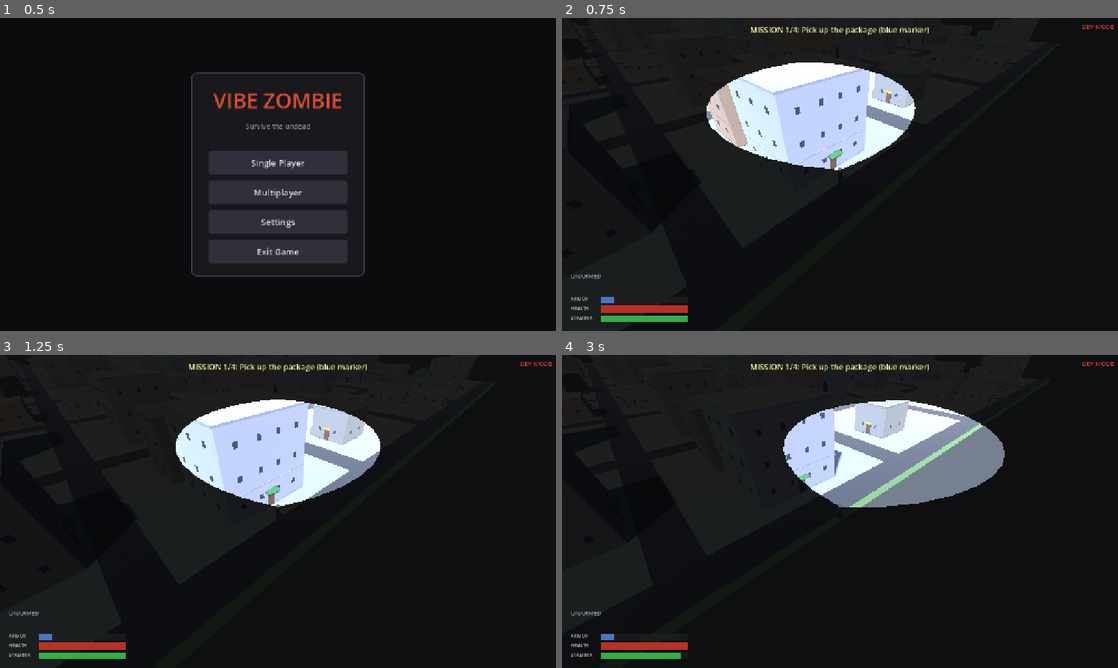
Above: before the commit, frames 1-4 (two rows, left to right).
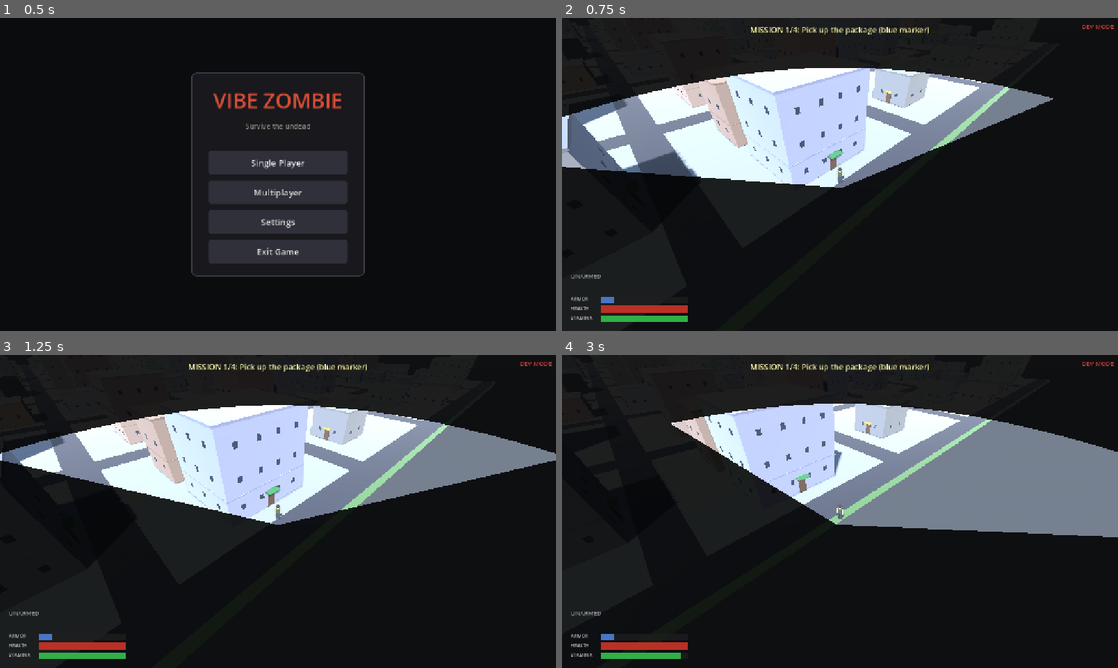
Above: after the commit, the same moments.

Repository: shaoqian2001/vibe-zombie
Game: Godot game, scene res://scenes/TitleMenu.tscn
Two runs of this game, one before a commit and one after it. Both use one fixed random seed, a clock stepped at 60 frames per second and the inputs below.
Inputs (mouse positions are in pixels of both pictures, inside the frame that each line leads up to):
- Up to frame 1 (0.5 s): no input
- Up to frame 2 (0.75 s): click "Single Player" at 0.5 s
- Up to frame 3 (1.25 s): no input
- Up to frame 4 (3 s): tap Enter at 1.25 s; move the mouse to (962, 495) at 1.27 s; hold D (move_right) 1.28-2.03 s; hold F (interact) 1.28-2.03 s; move the mouse to (728, 527) at 2.02 s; hold S (move_backward) 2.03-2.78 s; click (728, 527) at 2.1 s; move the mouse to (895, 442) at 2.77 s; hold D (move_right) from 2.78 s (still down); hold Shift (sprint) from 2.78 s (still down)

Frame 1 is identical in both runs. In frame 2, 14% of the frame differs, in the area x 0-89%, y 14-55%; in frame 3, 14%; in frame 4, 14%, in the area x 19-100%, y 14-59%.

Commit message:
Revert FOV back to circular sector shape
Restore the pie-slice FOV overlay that was replaced by the intersecting-arcs
lens in the previous commit.

https://claude.ai/code/session_018zb1xNV2MqAsRkTP73GCa8

Diff:
--- a/scripts/fov_overlay.gd
+++ b/scripts/fov_overlay.gd
@@ -1,31 +1,22 @@
 extends CanvasLayer
 
 ## FOV fog-of-war overlay.
-## Projects a world-space lens (the intersection of two circles) to screen
-## space each frame and passes it to the shader as a polygon. Pixels outside
-## the polygon are darkened; inside are transparent.
+## Projects a world-space pie-slice (facing direction ± fov_degrees/2, radius
+## view_distance) to screen space each frame and passes it to the shader as a
+## polygon. Pixels outside the polygon are darkened; inside are transparent.
 ##
-## The lens is defined by an apex at the character's head and a tip one
-## view_distance ahead along the facing direction. Two circular arcs, bulging
-## symmetrically to the left and right, connect them — so both lateral
-## boundaries of the vision area are curved instead of the straight edges of
-## a pie-slice. Placing the apex at the head (instead of between the feet)
-## keeps the character's model fully inside the unshaded region regardless of
-## facing direction, while the lens shape avoids the unnatural sharp point a
-## sector has at its vertex.
-##
-## Human-eyesight defaults: 145° opening angle at the apex, ~50 world units
-## (~200 m at the game's approximate 1 unit = 4 m scale).
+## Human-eyesight defaults: 145° horizontal FOV, ~50 world units (~200 m at
+## the game's approximate 1 unit = 4 m scale).
 
 @export var fov_degrees: float = 145.0
 @export var view_distance: float = 50.0
-## World-unit height of the character's eyes above the player's root position.
-## The lens apex is anchored at this height so it aligns with where the head
-## is rendered on screen.
-@export var head_height: float = 1.6
+## World-unit distance to move the cone apex behind the player so the
+## character model is fully visible inside the sector. Keep this just large
+## enough to cover the player's half-depth — any more looks unnatural.
+@export var center_back_offset: float = 1.0
 
-const ARC_SEGMENTS := 16                      # samples per arc
-const N_VERTS := (ARC_SEGMENTS + 1) * 2       # 34: two arcs, endpoints duplicated
+const ARC_SEGMENTS := 32
+const N_VERTS := ARC_SEGMENTS + 2  # 1 center + (ARC_SEGMENTS + 1) arc pts = 34
 
 var _player: Node3D = null
 var _camera: Camera3D = null
@@ -63,89 +54,29 @@
 		facing = Vector2(0.0, 1.0)
 	facing = facing.normalized()
 
-	# Lens geometry in world XZ.
-	#   A = apex (at the character's head, projected to XZ)
-	#   T = tip  (view_distance ahead of A along facing)
-	#   2α = opening angle between the two arcs at A (and by symmetry at T),
-	#        which is what fov_degrees parameterises.
-	# Each arc is part of a circle whose chord is AT and whose inscribed
-	# central angle is 2α; the arc's tangent at the chord endpoints makes
-	# angle α with the chord.
-	var head_xz := Vector2(ppos.x, ppos.z)
+	var half_rad   := deg_to_rad(fov_degrees * 0.5)
+	var base_angle := atan2(facing.y, facing.x)
 
-	var alpha := deg_to_rad(fov_degrees * 0.5)
-	# Guard against degenerate angles (near 0° or 180°).
-	alpha = clamp(alpha, deg_to_rad(5.0), deg_to_rad(88.0))
-	var sin_a := sin(alpha)
-	var cos_a := cos(alpha)
-
-	var chord_len := view_distance
-	var radius := chord_len / (2.0 * sin_a)
-	var half_chord := chord_len * 0.5
-	var center_offset := radius * cos_a   # distance from chord midpoint to arc center
-
-	var mid_xz := head_xz + facing * half_chord
-	# Perpendicular to facing, rotated 90° CCW in XZ.
-	var perp := Vector2(-facing.y, facing.x)
-
-	# Right-bulge arc: centre on the opposite (left) side of AT.
-	var center_right := mid_xz - perp * center_offset
-	# Left-bulge arc: centre on the opposite (right) side of AT.
-	var center_left  := mid_xz + perp * center_offset
-
-	# Angles (in the XZ polar frame the shader doesn't see — we only use them
-	# to sample points on each circle) that correspond to A and T as seen
-	# from each arc's centre.
-	var base_angle := atan2(facing.y, facing.x)
-	# From center_right, A lies at (base_angle + 90° + α) and T at
-	# (base_angle + 90° - α). We sweep the short arc between them, which
-	# passes through the outward (right-side) bulge point at (base_angle + 90°).
-	var right_a_ang := base_angle + PI * 0.5 + alpha
-	var right_t_ang := base_angle + PI * 0.5 - alpha
-	# From center_left, the same but mirrored through the chord.
-	var left_a_ang  := base_angle - PI * 0.5 - alpha
-	var left_t_ang  := base_angle - PI * 0.5 + alpha
-
-	# Anchor the lens at head height so the apex projects to where the head
-	# is actually rendered on screen. Using a constant Y for every vertex
-	# keeps the polygon a planar horizontal slice, which is what the
-	# isometric-style camera expects.
-	var y_lens := ppos.y + head_height
-	var head3d := Vector3(head_xz.x, y_lens, head_xz.y)
-
-	# Pre-computed head screen position used as the fallback anchor when an
-	# arc vertex happens to lie behind the camera.
-	var cam_fwd := -_camera.global_transform.basis.z
-	var head_screen: Vector2
-	if (head3d - _camera.global_position).dot(cam_fwd) > 0.1:
-		head_screen = _camera.unproject_position(head3d)
-	else:
-		head_screen = vp_size * 0.5
+	# Shift the apex behind the player so the character model falls inside
+	# the visible sector instead of sitting right at its sharp point.
+	var apex_xz  := Vector2(ppos.x, ppos.z) - facing * center_back_offset
+	var apex_3d  := Vector3(apex_xz.x, ppos.y, apex_xz.y)
+	var apex_px  := _camera.unproject_position(apex_3d)  # still in pixel space
 
 	var polygon := PackedVector2Array()
 	polygon.resize(N_VERTS)
 
-	# Arc 1: right-bulge, A → T.
+	# Vertex 0: shifted apex (pixel space; normalised at the end)
+	polygon[0] = apex_px
+
+	# Vertices 1 .. N_VERTS-1: arc swept ±half_rad, radius measured from ppos
 	for i in range(ARC_SEGMENTS + 1):
 		var t := float(i) / float(ARC_SEGMENTS)
-		var ang: float = lerp(right_a_ang, right_t_ang, t)
-		var pt_xz := center_right + Vector2(cos(ang), sin(ang)) * radius
-		var pt3d  := Vector3(pt_xz.x, y_lens, pt_xz.y)
-		var dir_xz := pt_xz - head_xz
-		if dir_xz.length_squared() < 0.0001:
-			dir_xz = facing
-		polygon[i] = _safe_project(pt3d, dir_xz.normalized(), head_screen, y_lens)
-
-	# Arc 2: left-bulge, T → A (so the polygon winds continuously).
-	for i in range(ARC_SEGMENTS + 1):
-		var t := float(i) / float(ARC_SEGMENTS)
-		var ang: float = lerp(left_t_ang, left_a_ang, t)
-		var pt_xz := center_left + Vector2(cos(ang), sin(ang)) * radius
-		var pt3d  := Vector3(pt_xz.x, y_lens, pt_xz.y)
-		var dir_xz := pt_xz - head_xz
-		if dir_xz.length_squared() < 0.0001:
-			dir_xz = -facing
-		polygon[ARC_SEGMENTS + 1 + i] = _safe_project(pt3d, dir_xz.normalized(), head_screen, y_lens)
+		var angle := base_angle - half_rad + t * (half_rad * 2.0)
+		var dir_xz := Vector2(cos(angle), sin(angle))
+		var world_xz := Vector2(ppos.x, ppos.z) + dir_xz * view_distance
+		var world3d := Vector3(world_xz.x, 0.0, world_xz.y)
+		polygon[i + 1] = _safe_project(world3d, apex_px, dir_xz)
 
 	# Normalise all vertices to UV [0,1] before uploading to the shader.
 	for i in range(N_VERTS):
@@ -156,25 +87,27 @@
 # Project a world point to screen. If the point is behind the camera, fall back
 # to an off-screen position in the approximate screen direction so the polygon
 # winding remains sensible.
-func _safe_project(world3d: Vector3, world_dir_xz: Vector2, head_screen: Vector2, y_lens: float) -> Vector2:
+func _safe_project(world3d: Vector3, player_screen: Vector2, world_dir_xz: Vector2) -> Vector2:
 	var cam_fwd := -_camera.global_transform.basis.z
 	var to_point := world3d - _camera.global_position
 	if to_point.dot(cam_fwd) > 0.1:
 		return _camera.unproject_position(world3d)
 
-	# Point is behind the camera. Walk toward the head along the arc direction
-	# until we find a probe point in front of the camera, then extend off screen.
+	# Point is behind the camera. Walk toward the player along the arc direction
+	# until we find a point in front of the camera, then extend off screen.
 	var ppos := _player.global_position
-	var head_xz := Vector2(ppos.x, ppos.z)
+	var dir3 := Vector3(world_dir_xz.x, 0.0, world_dir_xz.y)
 	var steps: Array[float] = [0.5, 0.25, 0.1]
 	for step: float in steps:
-		var probe_xz: Vector2 = head_xz + world_dir_xz * (view_distance * step)
-		var probe := Vector3(probe_xz.x, y_lens, probe_xz.y)
+		var probe: Vector3 = ppos + dir3 * (view_distance * step)
 		if (probe - _camera.global_position).dot(cam_fwd) > 0.1:
 			var probe_screen := _camera.unproject_position(probe)
-			var screen_dir := (probe_screen - head_screen).normalized()
-			return head_screen + screen_dir * 3000.0
+			var screen_dir := (probe_screen - player_screen).normalized()
+			return player_screen + screen_dir * 3000.0
 
+	# Ultimate fallback: guess direction from world XZ to screen XY
+	# (approximate: camera yaw ~45° means +X_world ≈ screen right+down,
+	#  +Z_world ≈ screen right+up — heuristic only used when fully behind camera)
 	var approx := Vector2(world_dir_xz.x - world_dir_xz.y,
 	                      -world_dir_xz.x - world_dir_xz.y).normalized()
-	return head_screen + approx * 3000.0
+	return player_screen + approx * 3000.0
--- a/shaders/fov.gdshader
+++ b/shaders/fov.gdshader
@@ -5,14 +5,8 @@
 // Using UV instead of FRAGCOORD avoids mismatches between physical window
 // pixels and the logical viewport coords returned by unproject_position()
 // under Godot's canvas_items stretch mode.
-//
-// The polygon is a lens / vesica shape: two circular arcs meeting at an apex
-// (the character's head) and a far tip (view_distance ahead). Each arc is
-// sampled with ARC_SEGMENTS + 1 points, so the total vertex count is
-// 2 * (ARC_SEGMENTS + 1). Apex and tip are duplicated once each, which the
-// point-in-polygon ray-cast tolerates (zero-length edges are no-ops).
 
-const int N_VERTS = 34;  // 2 arcs * (16 segments + 1) points per arc
+const int N_VERTS = 34;  // 1 center + 33 arc points (32 arc segments)
 
 uniform vec2 fov_polygon[N_VERTS];
 uniform float fog_alpha : hint_range(0.0, 1.0) = 0.88;
